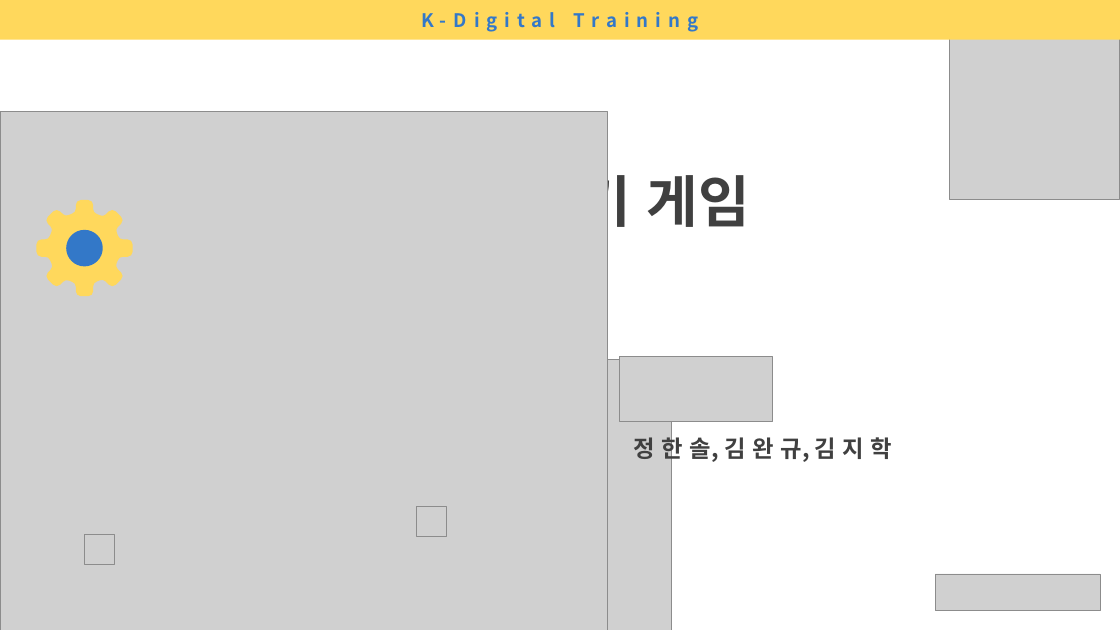
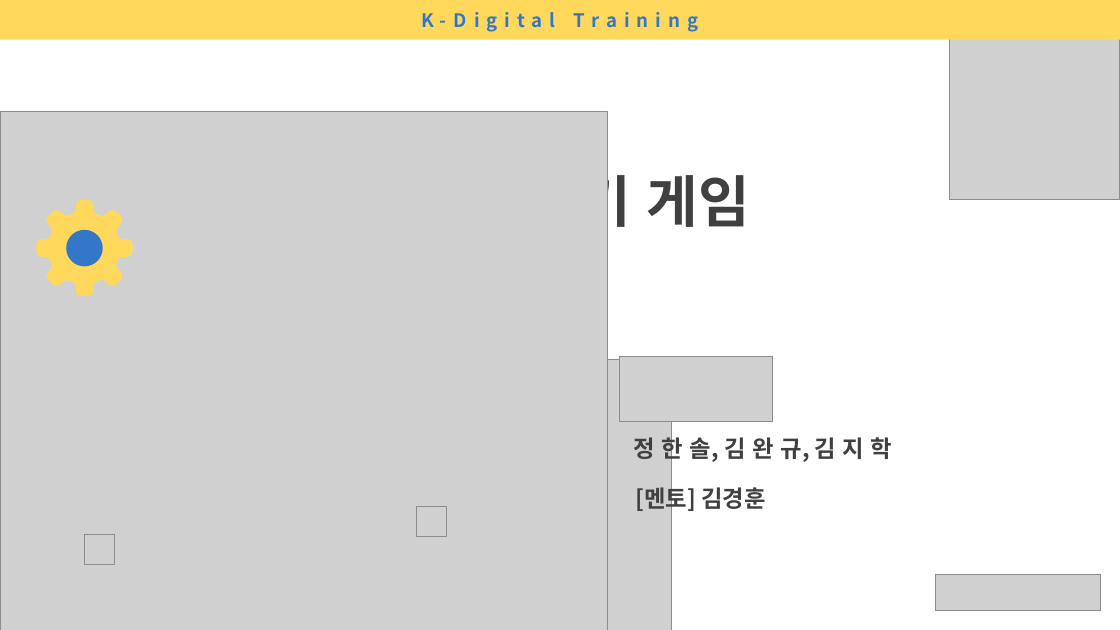
Before and after one commit to jhs1255/KDT_PROJECT, a slide deck: slide 1 of 문서/3조 팀프로젝트 결과보고서.pptx. Drawn at 1120x630 pixels with LibreOffice and Linux fonts; fonts in the diff are those of the drawing; grey boxes stand for pictures; background and template pictures are left out. Boxes give left, top, right and bottom in pixels: in the first picture for what was removed or moved away, otherwise in the second. Text is boxed around its words. In the diff, an @@ line names an element or a change of style, - is before the commit and + after.

```diff
--- a/문서/3조 팀프로젝트 결과보고서.pptx
+++ b/문서/3조 팀프로젝트 결과보고서.pptx
@@ text added at [635, 484, 765, 514], 20 pt, text #404040, bold @@
+[멘토] 김경훈
```
